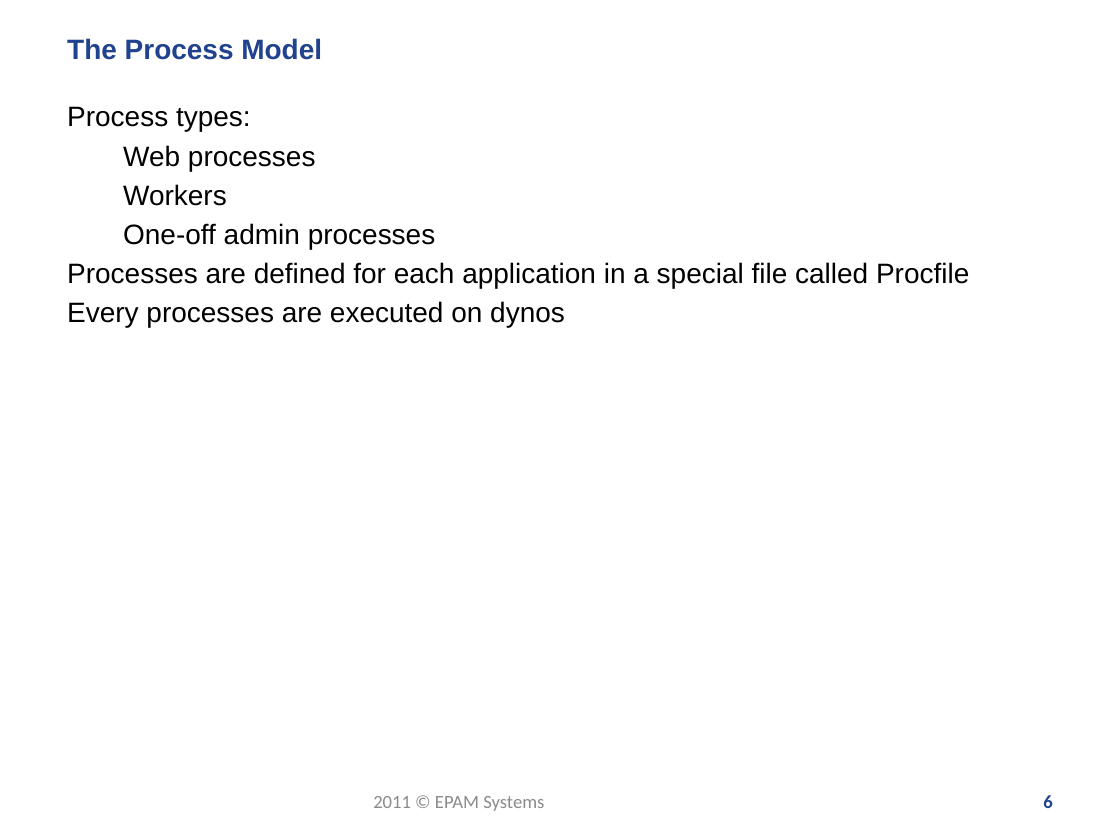
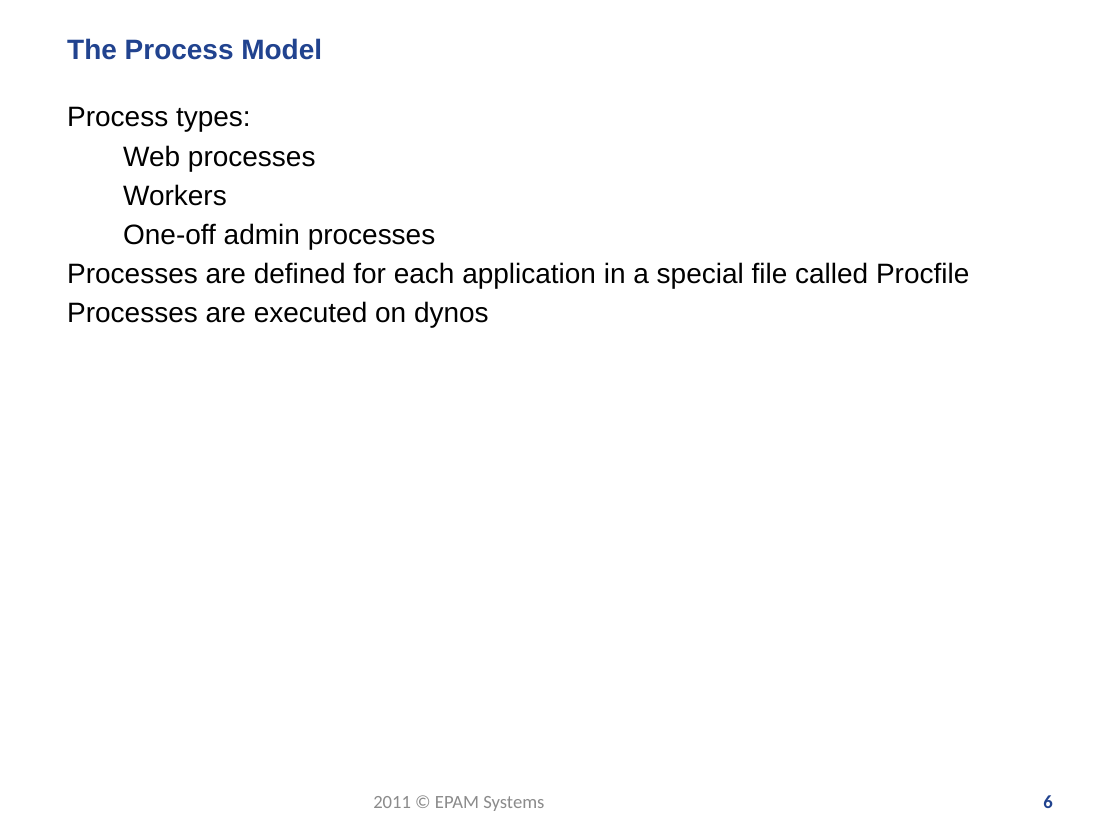
Before and after one commit to zgorbe/Heroku-HelloWorld, a slide deck: slide 6 of Heroku - meetup.pptx. Drawn at 1120x840 pixels with LibreOffice and Linux fonts; fonts in the diff are those of the drawing; background and template pictures are left out. Boxes give left, top, right and bottom in pixels: in the first picture for what was removed or moved away, otherwise in the second. Text is boxed around its words. In the diff, an @@ line names an element or a change of style, - is before the commit and + after.

```diff
--- a/Heroku - meetup.pptx
+++ b/Heroku - meetup.pptx
@@ text at bbox=[67, 301, 489, 328]: text changed @@
-Every processes are executed on dynos
+Processes are executed on dynos
```
Also in this commit, not shown: 7 other slides changed, 2 slides added, 4 slides removed, 1 other file.
